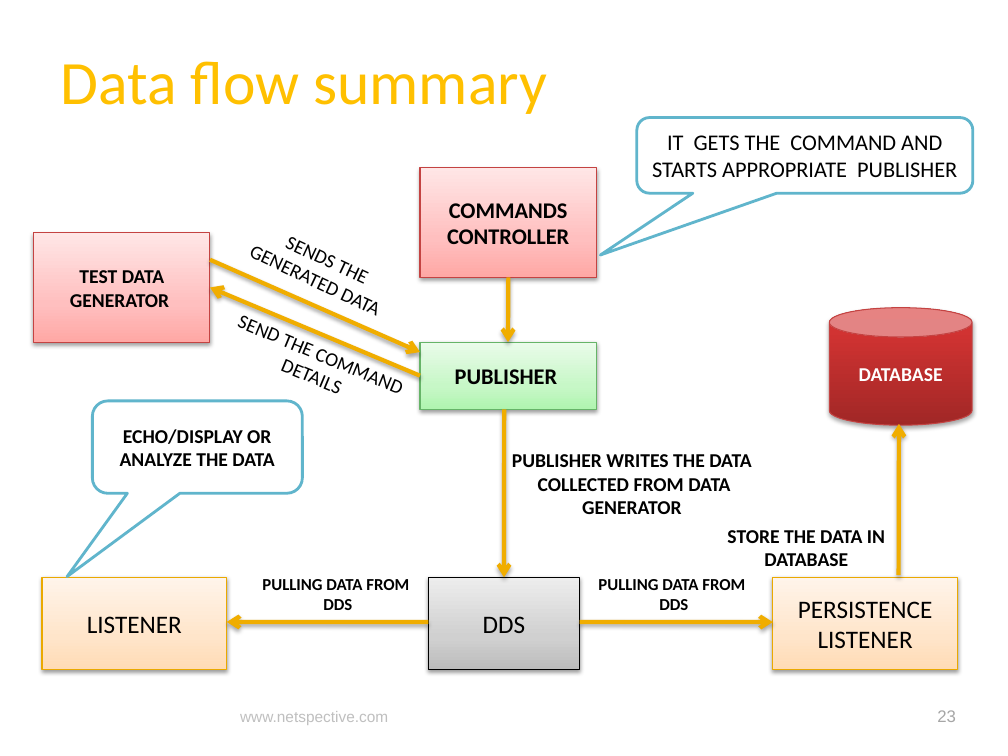
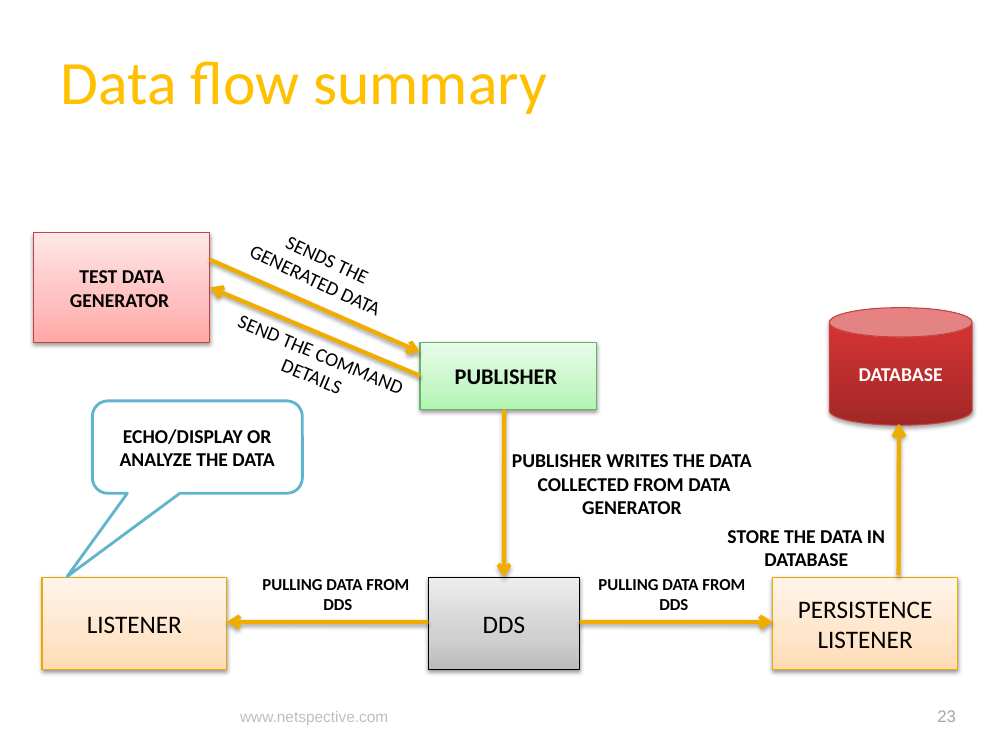
Before and after one commit to netspective/fluent, a slide deck: slide 23 of support/documents/Covidien Gateway Prototype Project Status and Plan.pptx. Drawn at 1008x756 pixels with LibreOffice and Linux fonts; fonts in the diff are those of the drawing; background and template pictures are left out. Boxes give left, top, right and bottom in pixels: in the first picture for what was removed or moved away, otherwise in the second. Text is boxed around its words. In the diff, an @@ line names an element or a change of style, - is before the commit and + after.

```diff
--- a/support/documents/Covidien Gateway Prototype Project Status and Plan.pptx
+++ b/support/documents/Covidien Gateway Prototype Project Status and Plan.pptx
@@ rounded speech box removed at (637, 118, 973, 194) @@
-IT GETS THE COMMAND AND STARTS APPROPRIATE PUBLISHER
@@ rectangle removed at (420, 168, 597, 277) @@
-COMMANDS CONTROLLER
@@ arrow removed from (508, 277) to (508, 342) @@
```
Also in this commit, not shown: 2 other slides changed, 5 slides removed, 1 other file.
